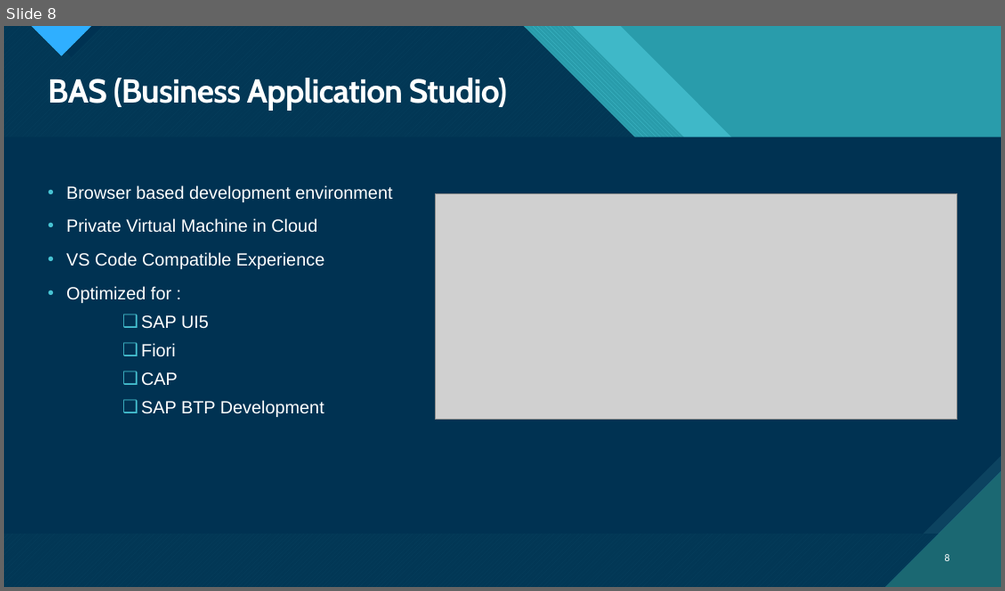
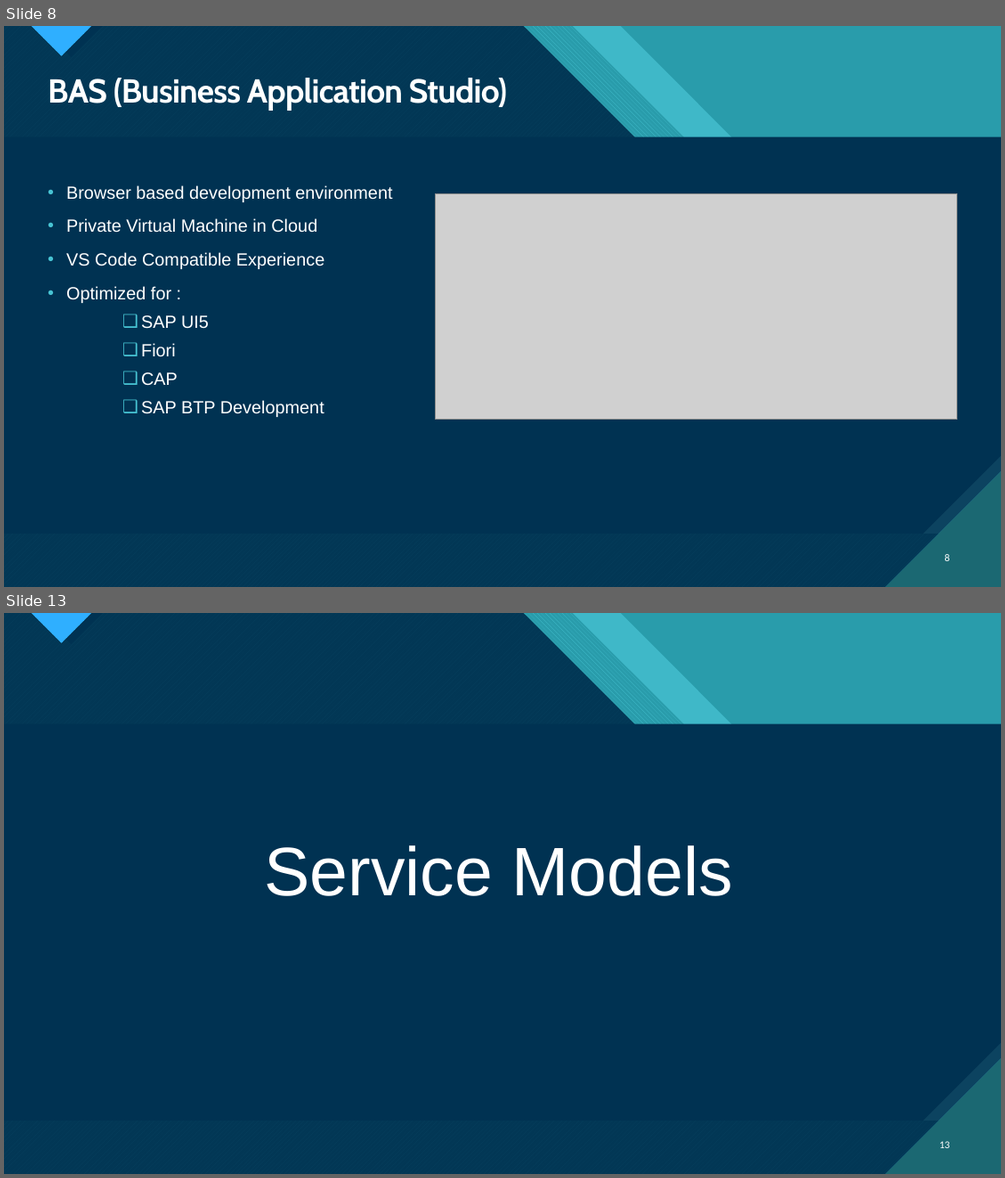
Before and after one commit to Swapnil-Garg16/test, a slide deck: SAP CAPM Overview.pptx. Shown one above the other, each under a label of ours: slide 8 before the commit, slides 8 and 13 after it; the slides between them are not shown. The pictures are 1005x591 and 1005x1178 pixels, drawn with LibreOffice and Linux fonts; fonts in the diff are those of the drawing; grey boxes stand for pictures. Boxes give left, top, right and bottom in pixels: in the first picture for what was removed or moved away, otherwise in the second. Text is boxed around its words. In the diff, an @@ line names an element or a change of style, - is before the commit and + after.

```diff
--- a/SAP CAPM Overview.pptx
+++ b/SAP CAPM Overview.pptx
@@ slide 13 added at box(4, 613, 1001, 1174), background #47C3D3; not listed: 18 template elements that a slide beside it also shows @@
@@ text added at box(265, 845, 733, 896), 66 pt, text #FFFFFF @@
+Service Models
@@ page number added at box(939, 1141, 950, 1148), 10 pt, text #FFFFFF @@
+13
```
Also in this commit, not shown: 1 slide changed, 5 other slides added.
